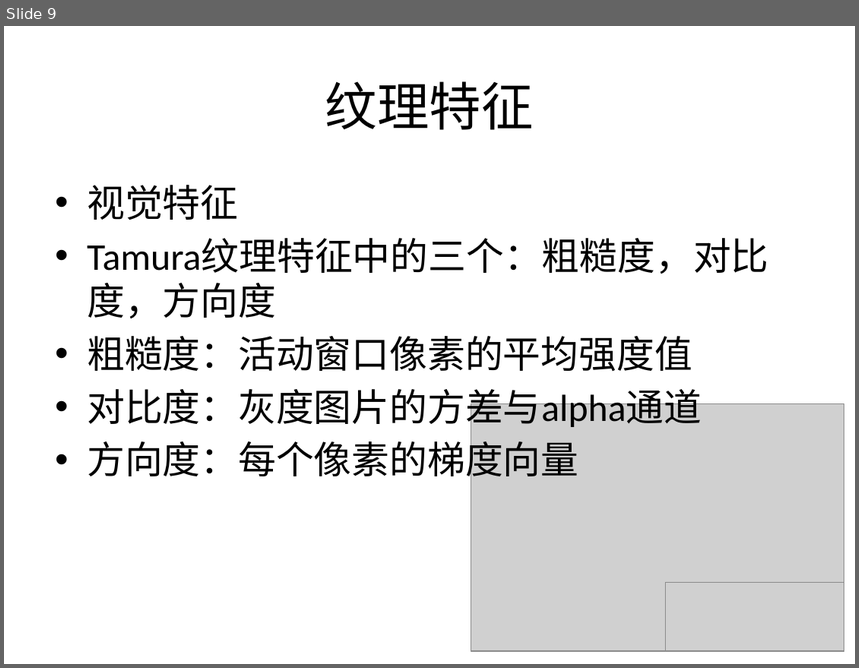
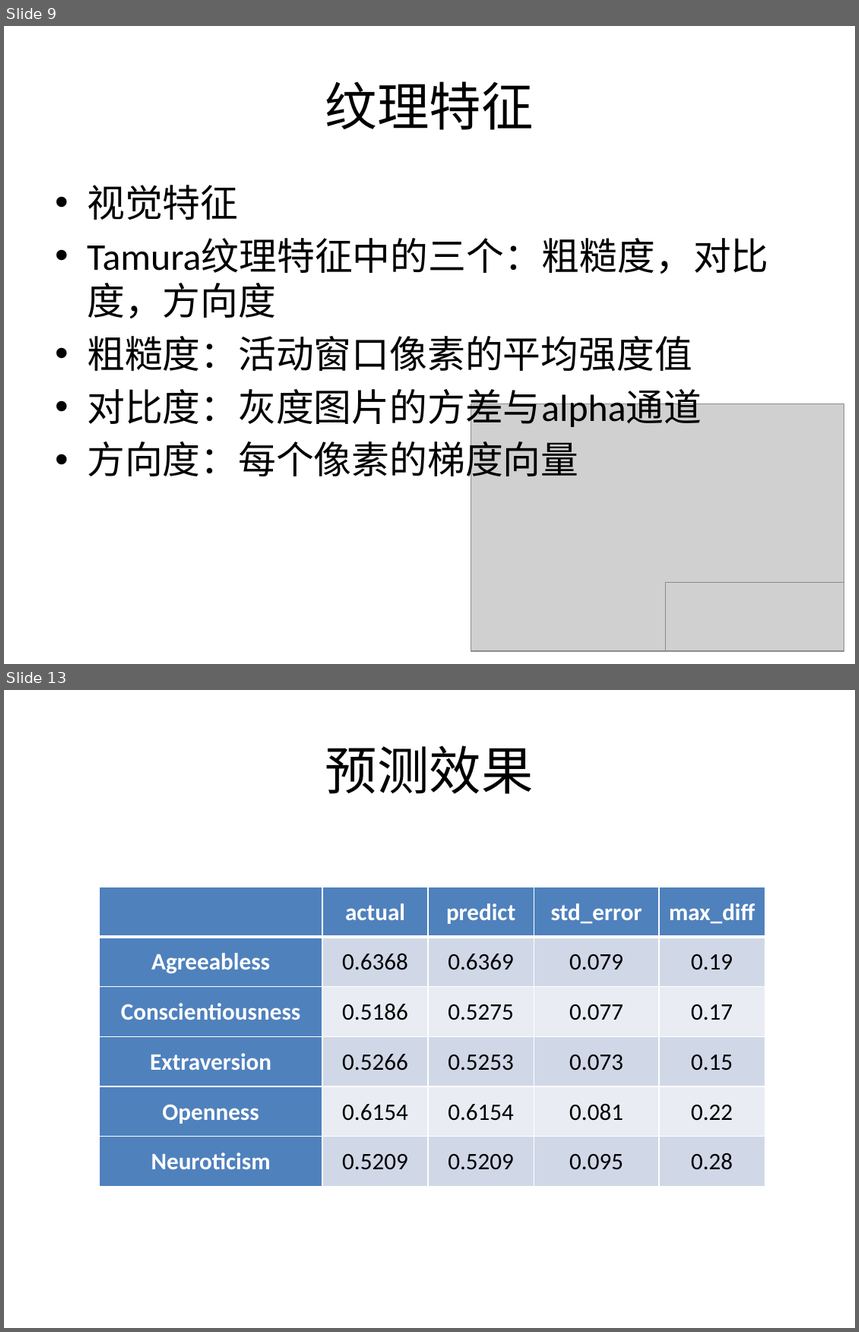
Before and after one commit to east-before-dawn/srt, a slide deck: slides.pptx. Shown one above the other, each under a label of ours: slide 9 before the commit, slides 9 and 13 after it; the slides between them are not shown. The pictures are 859x668 and 859x1332 pixels, drawn with LibreOffice and Linux fonts; fonts in the diff are those of the drawing; grey boxes stand for pictures. Boxes give left, top, right and bottom in pixels: in the first picture for what was removed or moved away, otherwise in the second. Text is boxed around its words. In the diff, an @@ line names an element or a change of style, - is before the commit and + after.

```diff
--- a/slides.pptx
+++ b/slides.pptx
@@ slide 13 added at [4,690,855,1328], background #FFFFFF @@
@@ title added at [325,745,534,794], 44 pt, text #000000 @@
+预测效果
@@ table added at [99,887,764,1186], 6 rows, 5 columns @@
+ | actual | predict | std_error | max_diff
+Agreeabless | 0.6368 | 0.6369 | 0.079 | 0.19
+Conscientiousness | 0.5186 | 0.5275 | 0.077 | 0.17
+Extraversion | 0.5266 | 0.5253 | 0.073 | 0.15
+Openness | 0.6154 | 0.6154 | 0.081 | 0.22
+Neuroticism | 0.5209 | 0.5209 | 0.095 | 0.28
```
Also in this commit, not shown: 2 slides changed, 1 other slide added, 1 slide removed, 2 other files.
